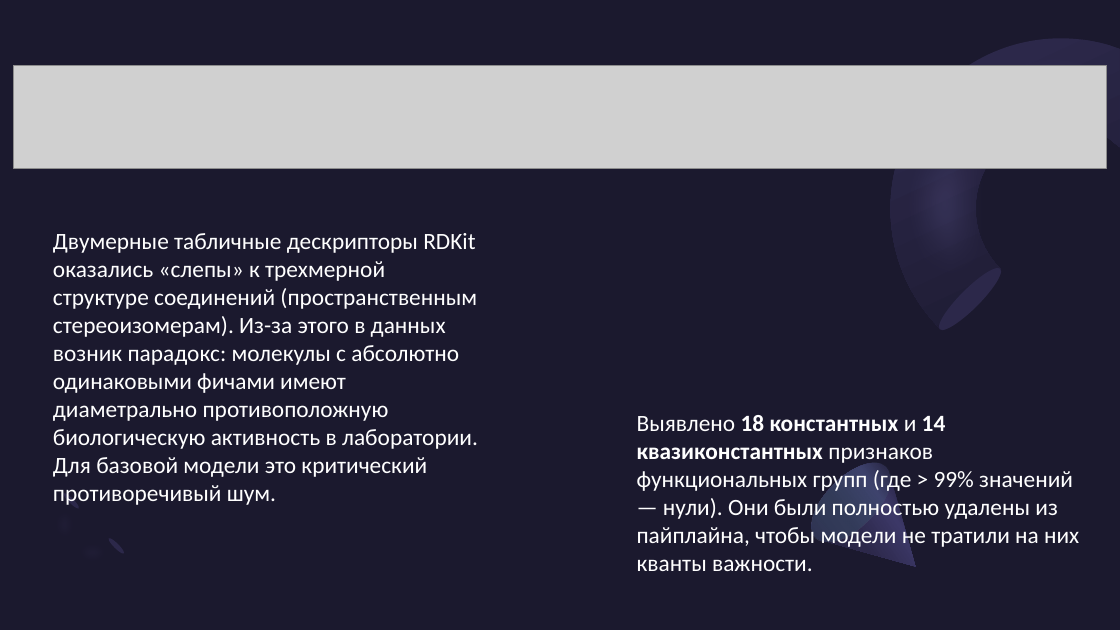
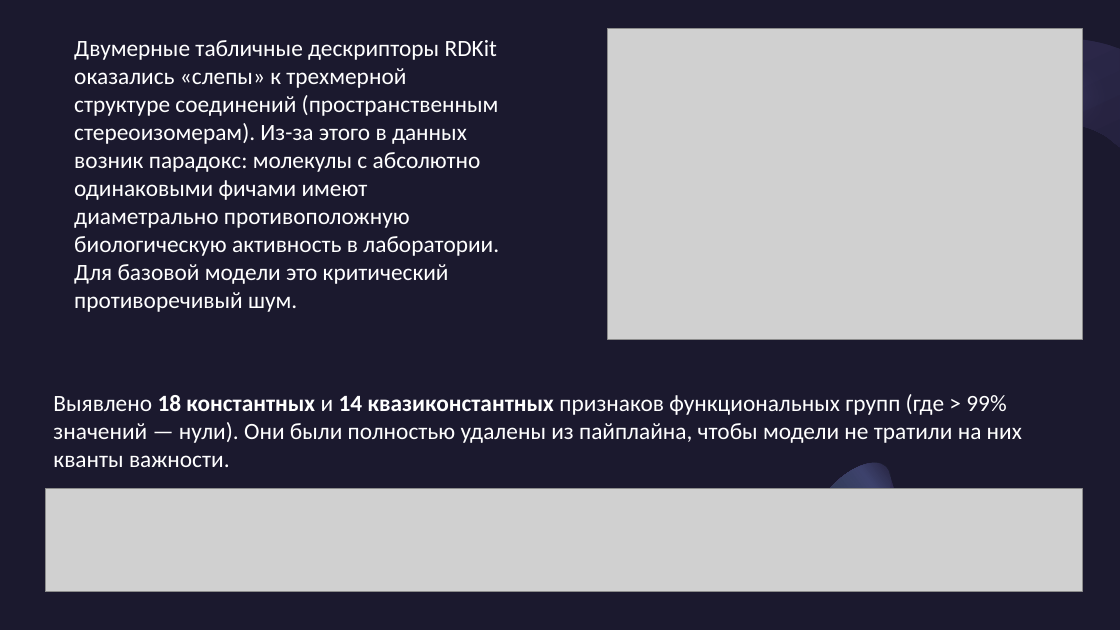
Before and after one commit to BorisBaNaNa/ChemAI-Predict-the-Cure, a slide deck: slide 5 of DPO Group 1 Presentation.pptx. Drawn at 1120x630 pixels with LibreOffice and Linux fonts; fonts in the diff are those of the drawing; grey boxes stand for pictures. Boxes give left, top, right and bottom in pixels: in the first picture for what was removed or moved away, otherwise in the second. Text is boxed around its words. In the diff, an @@ line names an element or a change of style, - is before the commit and + after.

Commit message:
обновил презентацию

```diff
--- a/DPO Group 1 Presentation.pptx
+++ b/DPO Group 1 Presentation.pptx
@@ text "Двумерные табличные дескрипторы RDKit оказались ...": place and size @@
-text "Двумерные табличные дескрипторы RDKit оказались ..." at <box>53,233,478,505</box>
+text "Двумерные табличные дескрипторы RDKit оказались ..." at <box>74,40,499,312</box>
@@ picture added at <box>607,29,1083,339</box> @@
@@ ellipse removed at <box>933,262,1007,336</box> @@
@@ text "Выявлено 18 константных и 14 ..." rewrapped from <box>637,415,1079,571</box> to <box>53,394,1022,467</box> @@
@@ picture: place and size @@
-picture at <box>13,66,1107,169</box>
+picture at <box>45,489,1082,592</box>
@@ ellipse removed at <box>62,491,81,510</box> @@
@@ ellipse removed at <box>106,537,125,556</box> @@
```
